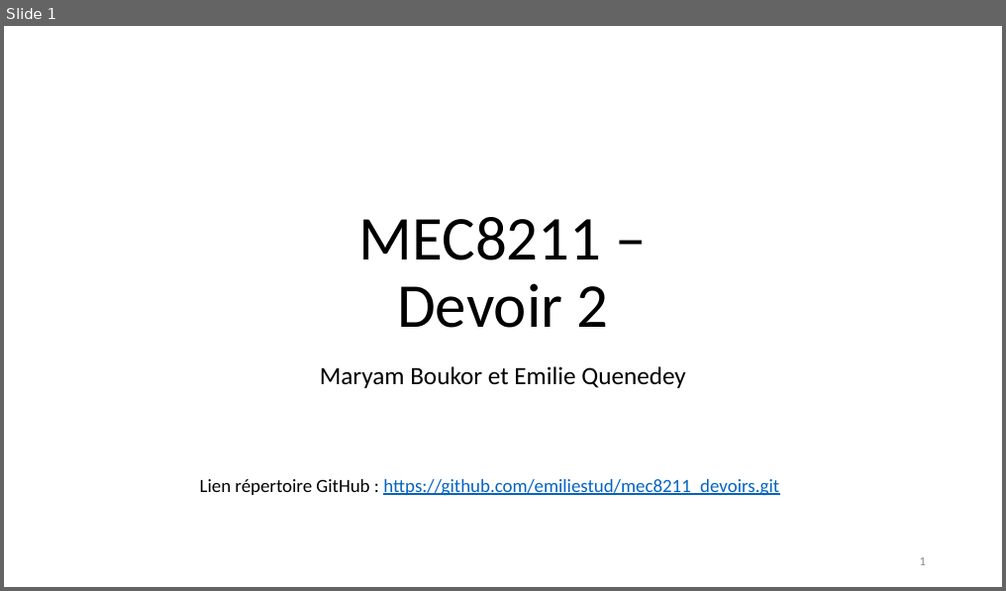
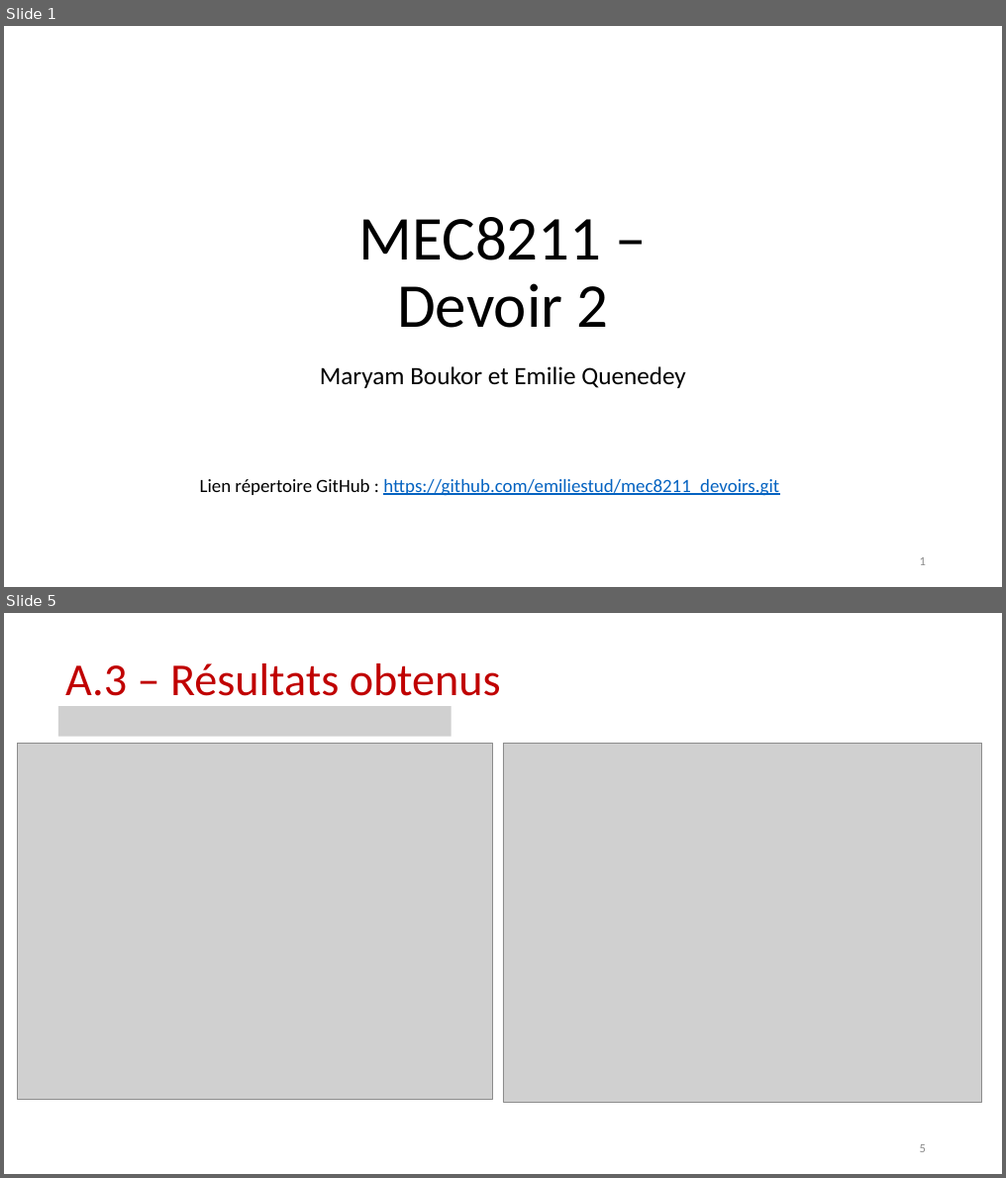
Before and after one commit to emiliestud/mec8211_devoirs, a slide deck: devoir2_presentation.pptx. Shown one above the other, each under a label of ours: slide 1 before the commit, slides 1 and 5 after it; the slides between them are not shown. The pictures are 1006x591 and 1006x1178 pixels, drawn with LibreOffice and Linux fonts; fonts in the diff are those of the drawing; grey boxes stand for pictures. Boxes give left, top, right and bottom in pixels: in the first picture for what was removed or moved away, otherwise in the second. Text is boxed around its words. In the diff, an @@ line names an element or a change of style, - is before the commit and + after.

```diff
--- a/devoir2_presentation.pptx
+++ b/devoir2_presentation.pptx
@@ slide 5 added at (x1=4, y1=613, x2=1002, y2=1174), background #FFFFFF @@
@@ title added at (x1=65, y1=663, x2=501, y2=707), 44 pt, text #C00000 @@
+A.3 – Résultats obtenus
@@ picture added at (x1=58, y1=707, x2=451, y2=737) @@
@@ picture added at (x1=18, y1=744, x2=492, y2=1100) @@
@@ picture added at (x1=503, y1=744, x2=982, y2=1103) @@
@@ page number added at (x1=920, y1=1145, x2=926, y2=1153), 12 pt, text #8C8C8C @@
+5
```
Also in this commit, not shown: 1 slide changed, 7 other slides added, 3 slides removed.
